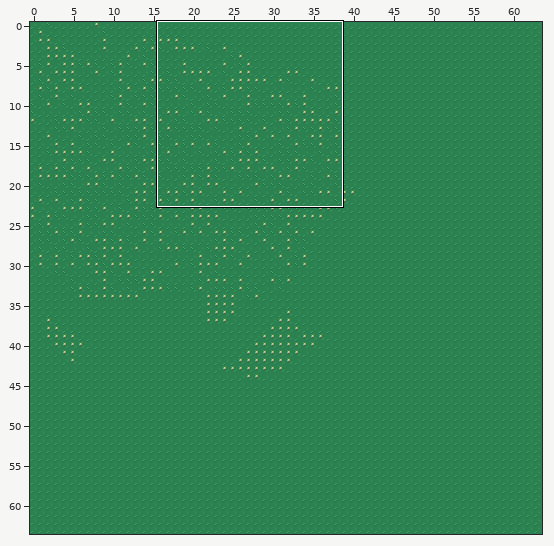
One commit to this Tiled map: src/assets/maps/test.tmx. The picture above shows the old version from afar; the outline marks the close-up.
Close-up. Before the commit:
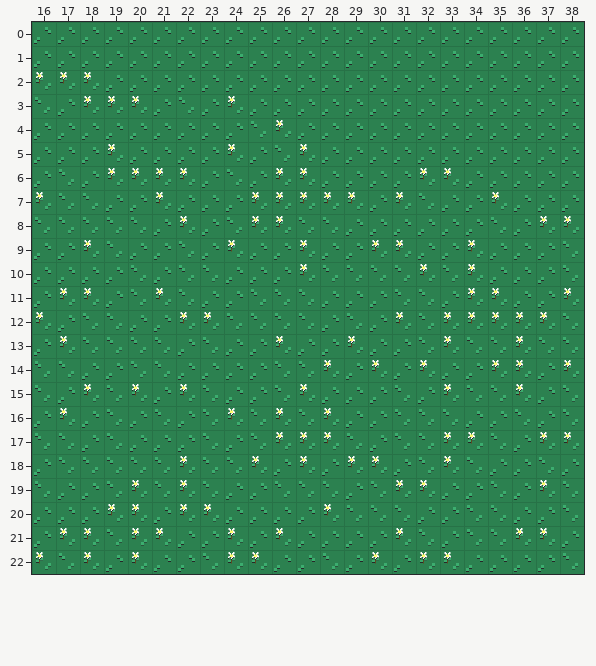
Cells are 32x32 px. Shown: x 16..38, y 0..22. The commit also changed other parts of the map, which this record leaves out.
New version:
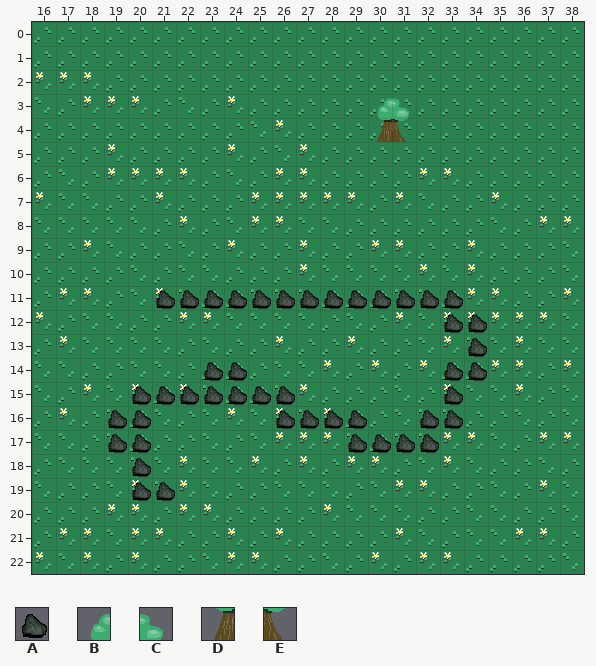
Key: from "tileset": A 3, B 4, C 5, D 7, E 8.
_ is an empty cell, . an unchanged one.
Difference:
--- layer "Foreground"
@@ x 30..31 @@
- 4 __
+ 4 DE
@@ x 19..34 @@
-11 .._____________.
-12 ..............__
-13 ..............._
-14 ....__........__
-15 ._______......_.
-16 __.....____..__.
-17 __........____..
-18 ._..............
-19 .__.............
+11 ..AAAAAAAAAAAAA.
+12 ..............AA
+13 ...............A
+14 ....AA........AA
+15 .AAAAAAA......A.
+16 AA.....AAAA..AA.
+17 AA........AAAA..
+18 .A..............
+19 .AA.............
--- layer "Top"
@@ x 30..31 @@
- 3 __
+ 3 BC
Where, in picture pixels (left, top, right, bottom), the same in both close-ups:
added: (377, 98, 409, 142)
added: (108, 290, 487, 501)
